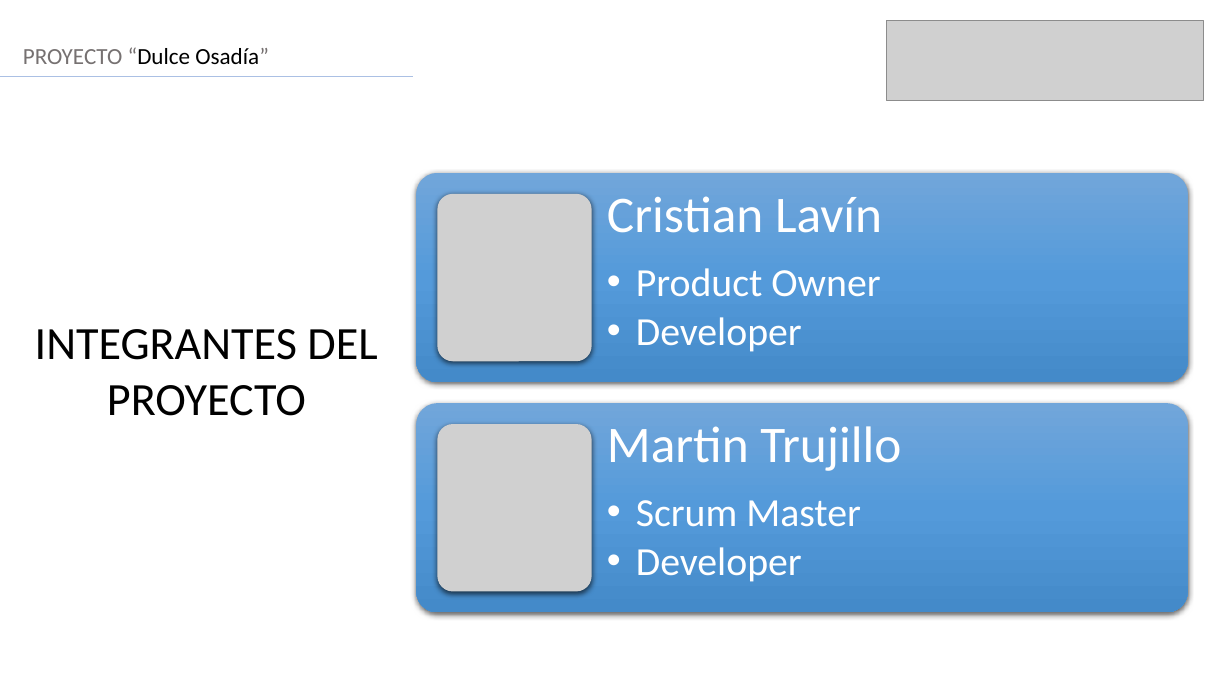
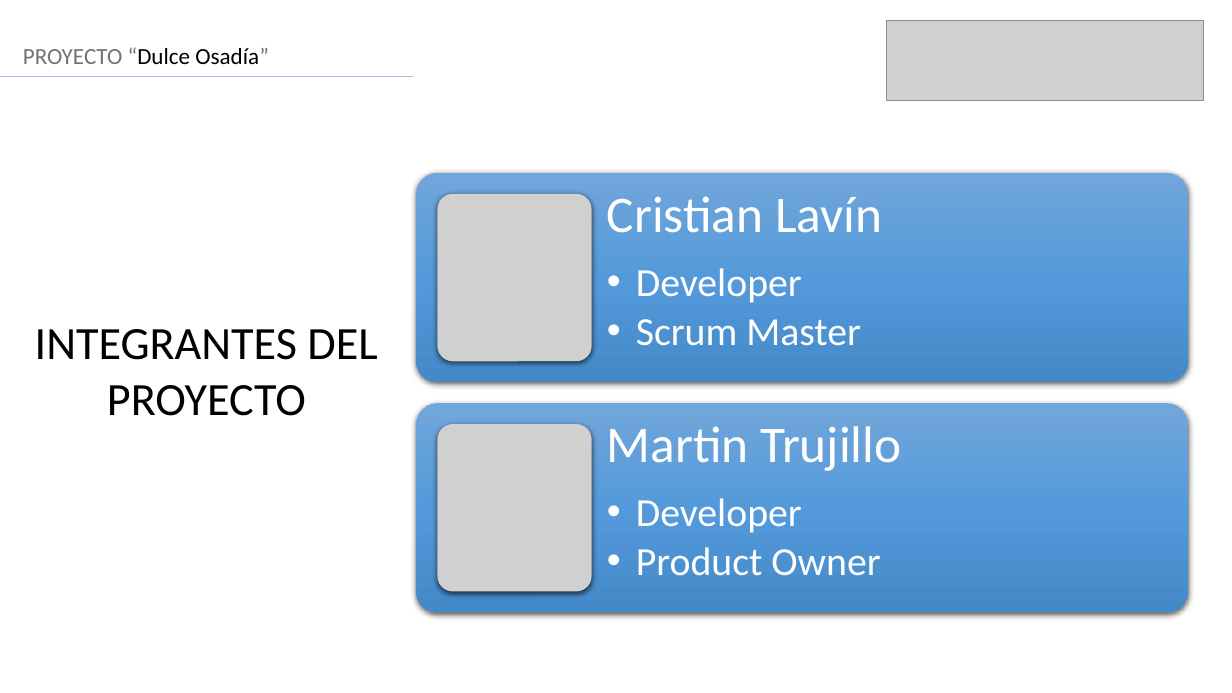
Before and after one commit to crlavin/Capstone_DulceOsadia, a slide deck: slide 2 of Fase 3/Evidencias Grupales/Presentacion pre-final.pptx. Drawn at 1232x693 pixels with LibreOffice and Linux fonts; fonts in the diff are those of the drawing; grey boxes stand for pictures. Boxes give left, top, right and bottom in pixels: in the first picture for what was removed or moved away, otherwise in the second. Text is boxed around its words. In the diff, an @@ line names an element or a change of style, - is before the commit and + after.

```diff
--- a/Fase 3/Evidencias Grupales/Presentacion pre-final.pptx
+++ b/Fase 3/Evidencias Grupales/Presentacion pre-final.pptx
@@ text at (636,268,880,297): paragraph removed @@
-  • Product Owner
@@ text at (636,319,861,346): paragraph added @@
+  • Scrum Master
@@ text at (636,500,861,527): paragraph removed @@
-  • Scrum Master
@@ text at (636,547,880,576): paragraph added @@
+  • Product Owner
```
Also in this commit, not shown: 1 other slide changed, 4 other files.
